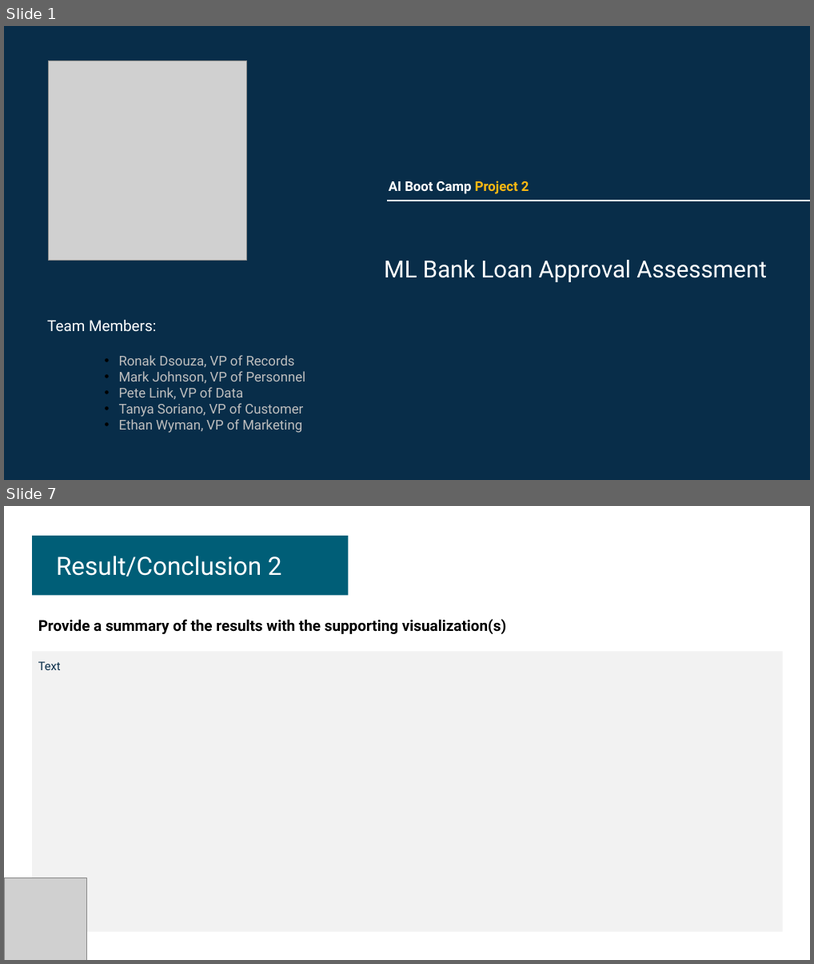
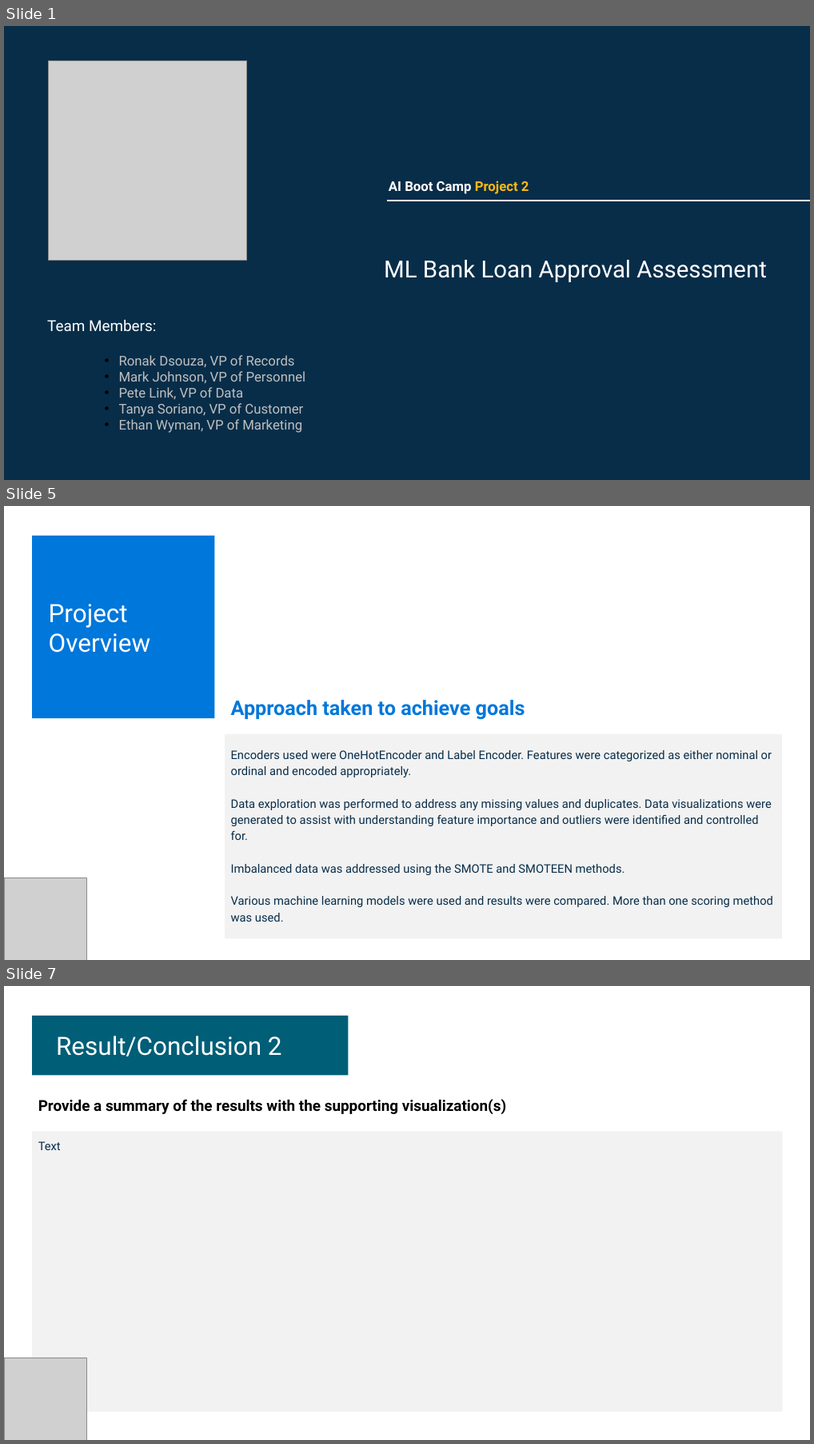
Before and after one commit to Pete1001/ML-Bank, a slide deck: Resources/ML-Bank.pptx. Shown one above the other, each under a label of ours: slides 1 and 7 before the commit, slides 1, 5 and 7 after it; the slides between them are not shown. The pictures are 814x964 and 814x1444 pixels, drawn with LibreOffice and Linux fonts; fonts in the diff are those of the drawing; grey boxes stand for pictures. Boxes give left, top, right and bottom in pixels: in the first picture for what was removed or moved away, otherwise in the second. Text is boxed around its words. In the diff, an @@ line names an element or a change of style, - is before the commit and + after.

```diff
--- a/Resources/ML-Bank.pptx
+++ b/Resources/ML-Bank.pptx
@@ slide 5 added at [4, 506, 810, 960], background #FFFFFF @@
@@ rectangle added at [33, 536, 215, 718], fill #0077DB @@
@@ text added at [49, 604, 151, 652], 30 pt, text #FFFFFF @@
+Project Overview
@@ text added at [231, 700, 526, 720], 24 pt, text #0077DB, bold @@
+Approach taken to achieve goals
@@ rectangle added at [225, 734, 782, 939], fill #F2F2F2 @@
@@ text added at [231, 750, 774, 921], 14 pt, text #082D49 @@
+Encoders used were OneHotEncoder and Label Encoder. Features were categorized as either nominal or ordinal and encoded appropriately.
+Data exploration was performed to address any missing values and duplicates. Data visualizations were generated to assist with understanding feature importance and outliers were identified and controlled for.
+Imbalanced data was addressed using the SMOTE and SMOTEEN methods.
+Various machine learning models were used and results were compared. More than one scoring method was used.
@@ picture added at [4, 877, 86, 960] @@
```
Also in this commit, not shown: 4 slides changed, 1 slide removed, 34 other files.
